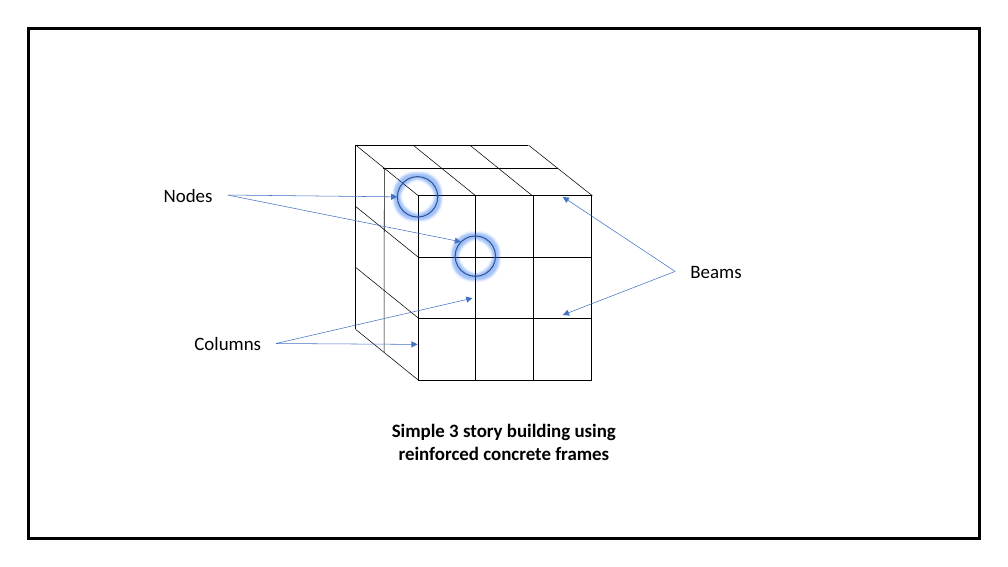
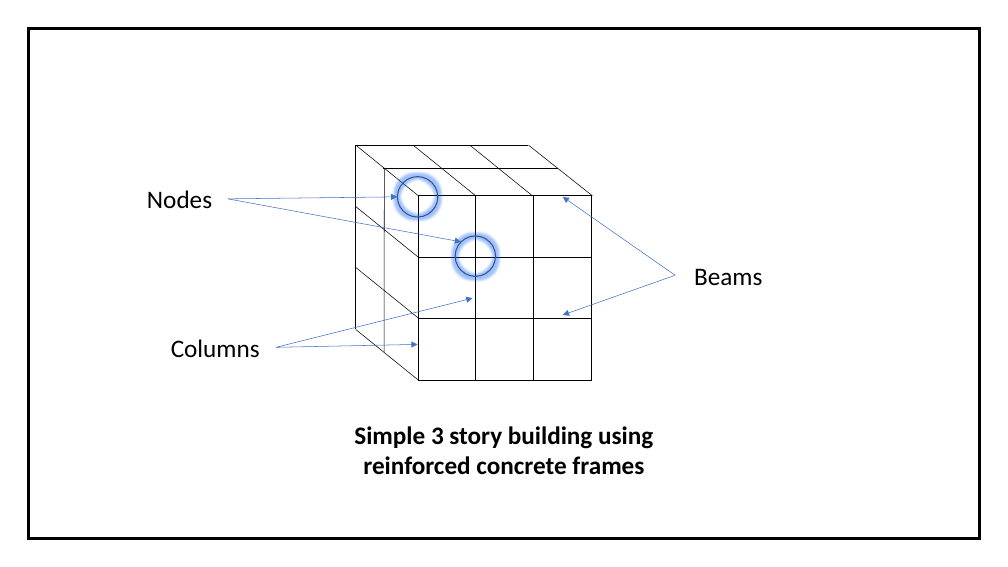
Before and after one commit to imsuneth/FEM, a slide deck: slide 9 of Documentations/Mid evaluation presentation/FINITE ELEMENT BASED STRUCTURAL ANALYSIS.pptx. Drawn at 1008x567 pixels with LibreOffice and Linux fonts; fonts in the diff are those of the drawing. Boxes give left, top, right and bottom in pixels: in the first picture for what was removed or moved away, otherwise in the second. Text is boxed around its words. In the diff, an @@ line names an element or a change of style, - is before the commit and + after.

```diff
--- a/Documentations/Mid evaluation presentation/FINITE ELEMENT BASED STRUCTURAL ANALYSIS.pptx
+++ b/Documentations/Mid evaluation presentation/FINITE ELEMENT BASED STRUCTURAL ANALYSIS.pptx
@@ text "Nodes" moved from (x1=164, y1=189, x2=213, y2=202) to (x1=147, y1=190, x2=212, y2=208) @@
@@ arrow moved from (228, 195) - (398, 197) to (228, 199) - (398, 197) @@
@@ arrow moved from (228, 195) - (461, 242) to (228, 199) - (461, 242) @@
@@ arrow moved from (675, 271) - (563, 197) to (675, 275) - (563, 197) @@
@@ size 18 to 24 pt in 4 elements at (x1=147, y1=190, x2=212, y2=208), (x1=171, y1=339, x2=260, y2=358), (x1=354, y1=426, x2=653, y2=475), (x1=694, y1=268, x2=762, y2=286) @@
@@ arrow moved from (276, 343) - (473, 298) to (276, 347) - (473, 298) @@
@@ arrow moved from (675, 271) - (563, 315) to (675, 275) - (563, 315) @@
@@ text "Columns" moved from (x1=194, y1=337, x2=261, y2=350) to (x1=171, y1=339, x2=260, y2=358) @@
@@ arrow moved from (276, 343) - (417, 345) to (276, 347) - (417, 345) @@
@@ text "Simple 3 story building using ..." moved from (x1=392, y1=423, x2=616, y2=460) to (x1=354, y1=426, x2=653, y2=475) @@
```
Also in this commit, not shown: 7 other slides changed, 2 slides added, 6 other files.
